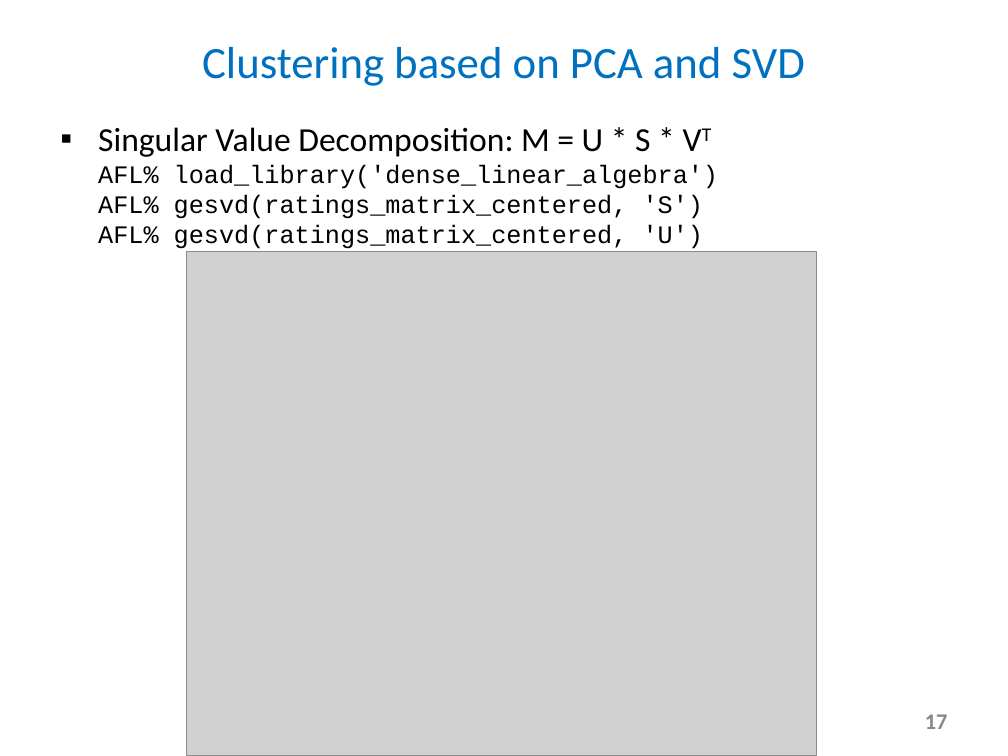
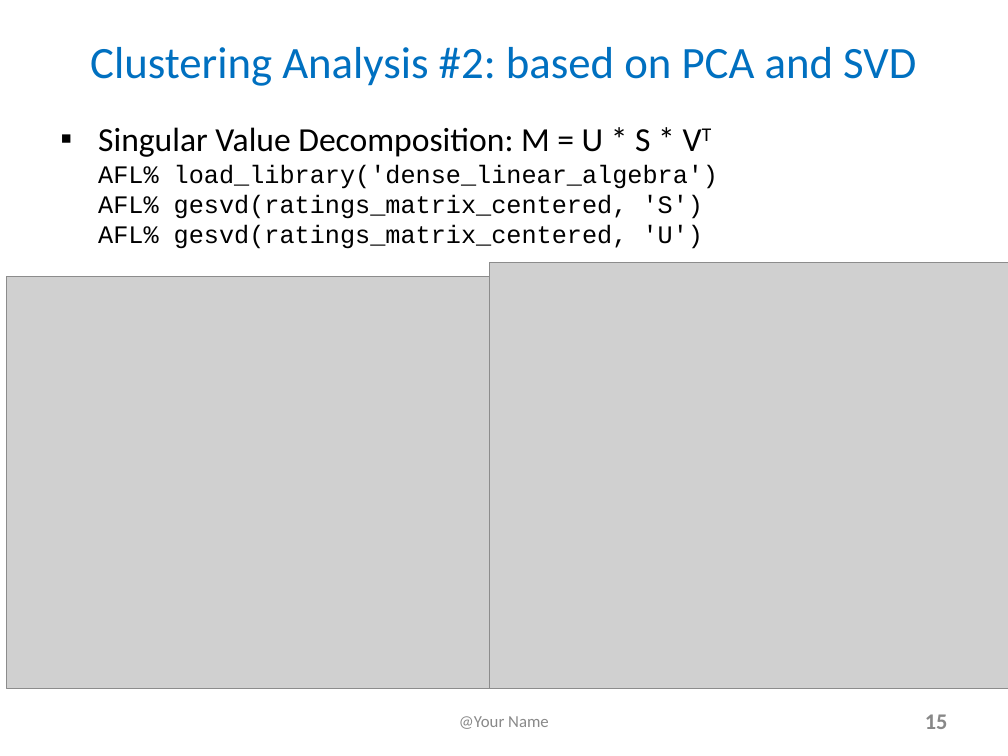
Before and after one commit to lchiaying/SciDB-project, a slide deck: slide 15 of FinalProjectSlides and YouTubeTitlePage_e63_2017.pptx (slide 17 before the commit). Drawn at 1008x756 pixels with LibreOffice and Linux fonts; fonts in the diff are those of the drawing; grey boxes stand for pictures. Boxes give left, top, right and bottom in pixels: in the first picture for what was removed or moved away, otherwise in the second. Text is boxed around its words. In the diff, an @@ line names an element or a change of style, - is before the commit and + after.

```diff
--- a/FinalProjectSlides and YouTubeTitlePage_e63_2017.pptx
+++ b/FinalProjectSlides and YouTubeTitlePage_e63_2017.pptx
@@ text at (90, 47, 916, 86): text changed @@
-Clustering based on PCA and SVD
+Clustering Analysis #2: based on PCA and SVD
@@ picture added at (490, 262, 1008, 688) @@
@@ picture: place and size @@
-picture at (186, 251, 816, 755)
+picture at (6, 277, 531, 689)
@@ text added at (459, 716, 549, 729), 12 pt, text #898989 @@
+@Your Name
@@ page number at (925, 714, 948, 729): text changed @@
-17
+15
```
Also in this commit, not shown: 6 other slides changed, 1 slide added, 1 slide removed, 13 other files.
